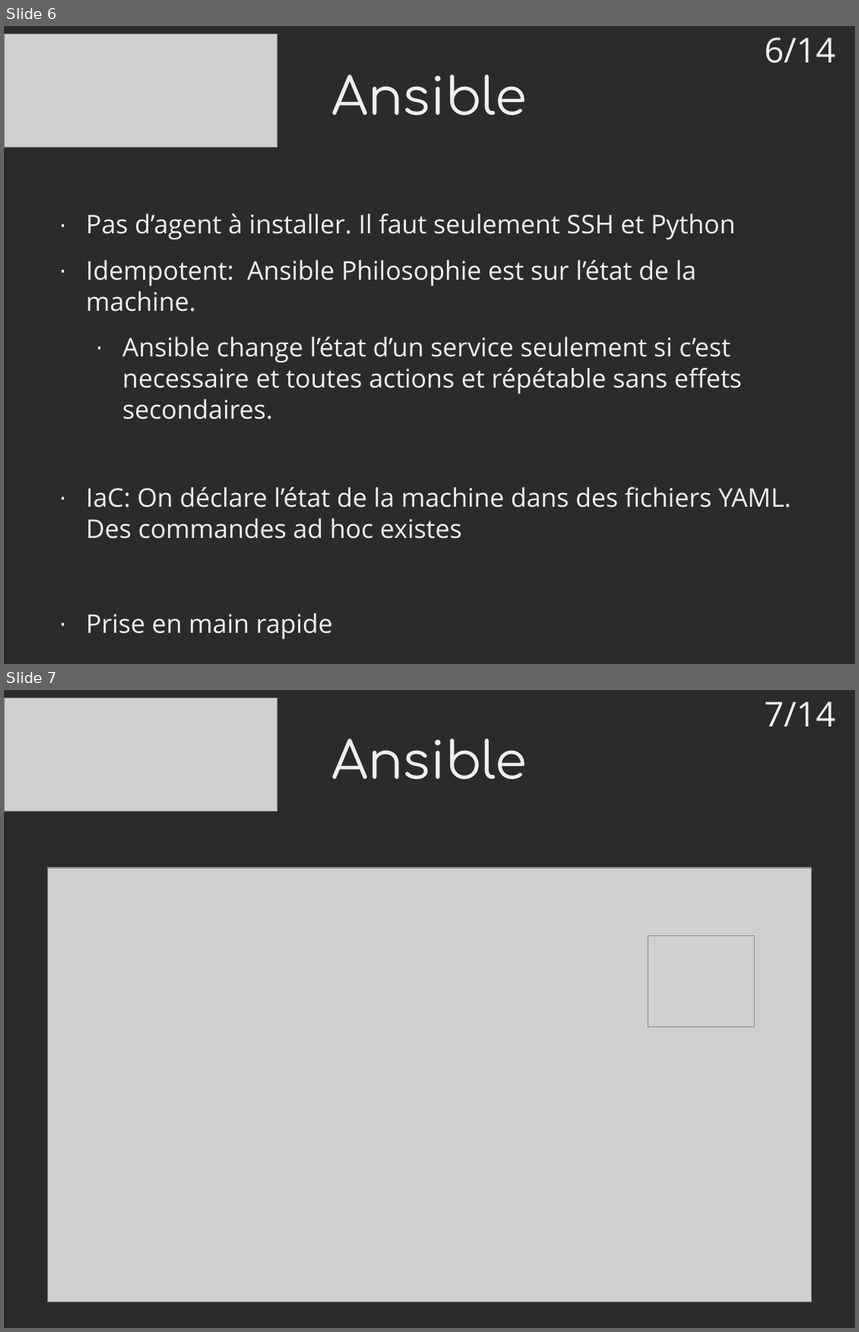
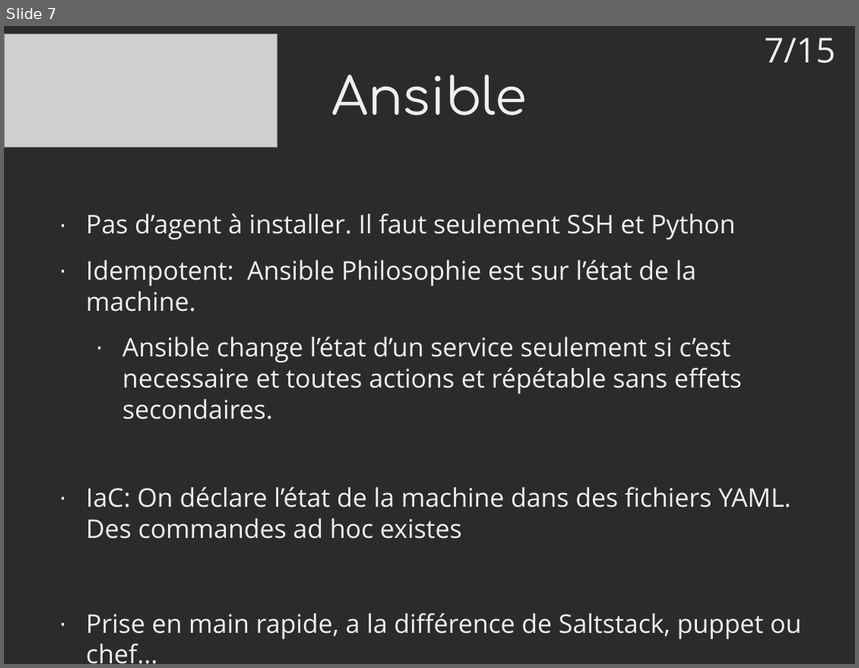
Before and after one commit to mrwormo/rapport_de_stage, a slide deck: files/prez.odp. Shown one above the other, each under a label of ours: slides 6 and 7 before the commit, slide 7 after it. The pictures are 859x1332 and 859x668 pixels, drawn with LibreOffice and Linux fonts; fonts in the diff are those of the drawing; grey boxes stand for pictures; background and template pictures are left out; a plain dark background stands for a picture behind light text. Boxes give left, top, right and bottom in pixels: in the first picture for what was removed or moved away, otherwise in the second. Text is boxed around its words. In the diff, an @@ line names an element or a change of style, - is before the commit and + after.

```diff
--- a/files/prez.odp
+++ b/files/prez.odp
@@ slide 7 removed at box(4, 690, 855, 1328), background picture (left out) @@
@@ picture removed at box(4, 698, 278, 812) @@
@@ text removed at box(765, 701, 836, 726) @@
-7/14
@@ title removed at box(332, 739, 527, 780) @@
-Ansible
@@ picture removed at box(47, 868, 812, 1303) @@
@@ picture removed at box(649, 936, 756, 1027) @@
@@ what was slide 6 is now slide 7 @@
@@ slide 7 changed as well @@
@@ text at box(765, 37, 836, 63): text changed @@
-6/14
+7/15
@@ text at box(86, 613, 801, 664): text changed @@
-· Prise en main rapide
+· Prise en main rapide, a la différence de Saltstack, puppet ou chef...
```
Also in this commit, not shown: 11 other slides changed, 3 slides added, 1 other slide removed, 2 other files.
